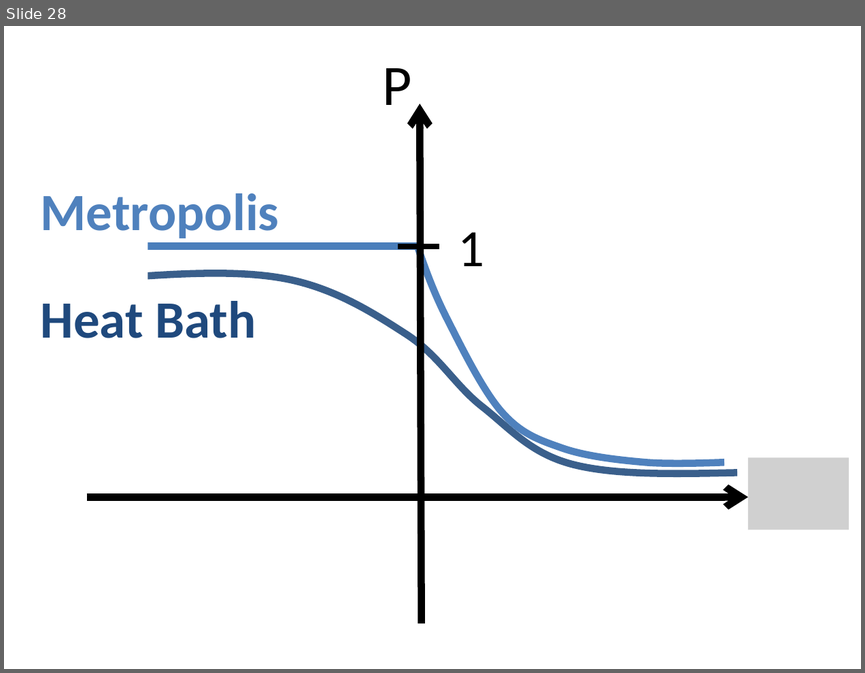
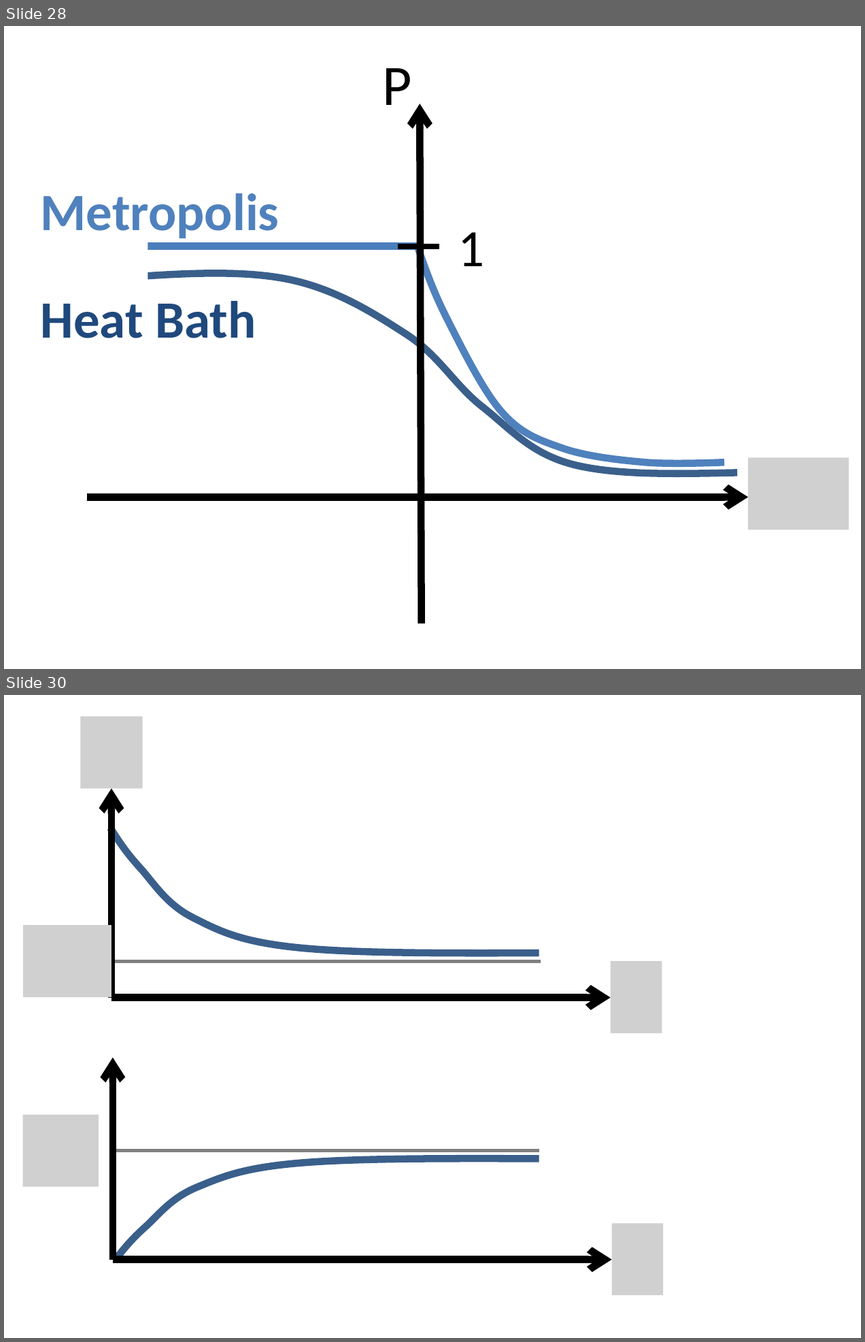
Before and after one commit to sophiahenckell/HIWI_Computersimulation, a slide deck: Bilder.pptx. Shown one above the other, each under a label of ours: slide 28 before the commit, slides 28 and 30 after it; the slides between them are not shown. The pictures are 865x673 and 865x1342 pixels, drawn with LibreOffice and Linux fonts; fonts in the diff are those of the drawing; grey boxes stand for pictures. Boxes give left, top, right and bottom in pixels: in the first picture for what was removed or moved away, otherwise in the second. Text is boxed around its words. In the diff, an @@ line names an element or a change of style, - is before the commit and + after.

```diff
--- a/Bilder.pptx
+++ b/Bilder.pptx
@@ slide 30 added at [4,695,861,1338], background #FFFFFF @@
@@ picture added at [80,717,142,788] @@
@@ arrow added from (111, 998) to (111, 788), #000000 6 pt @@
@@ freeform shape added at [110,828,538,953], outline #3A5F8C 6 pt @@
@@ picture added at [23,925,111,997] @@
@@ line added from (111, 961) to (541, 961), #808080 3 pt @@
@@ picture added at [611,961,662,1032] @@
@@ arrow added from (111, 998) to (611, 998), #000000 6 pt @@
@@ arrow added from (113, 1259) to (113, 1057), #000000 6 pt @@
@@ picture added at [23,1114,99,1186] @@
@@ line added from (109, 1150) to (538, 1150), #808080 3 pt @@
@@ freeform shape added at [116,1159,538,1259], outline #3A5F8C 6 pt @@
@@ picture added at [611,1223,663,1295] @@
@@ arrow added from (113, 1259) to (611, 1259), #000000 6 pt @@
```
Also in this commit, not shown: 10 other slides added, 5 other files.
